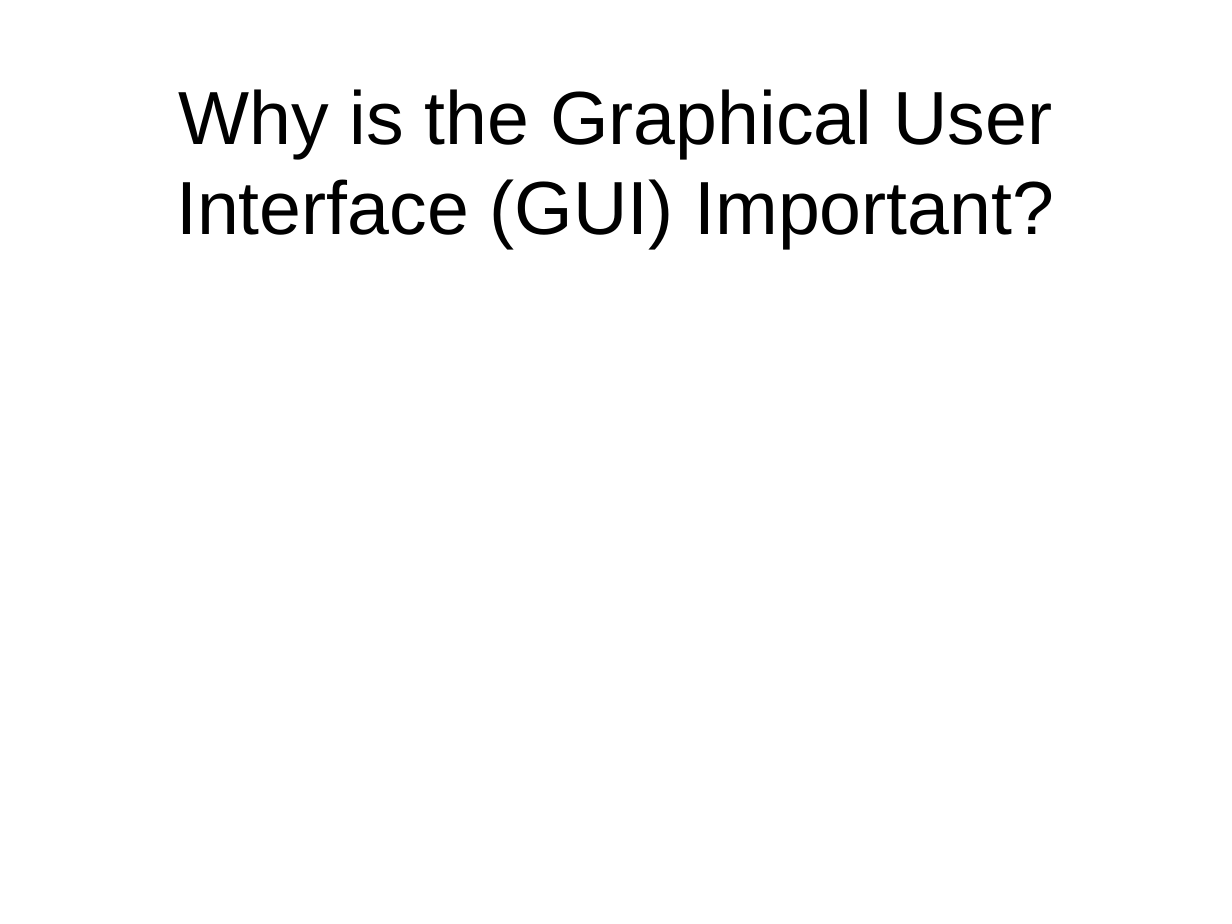
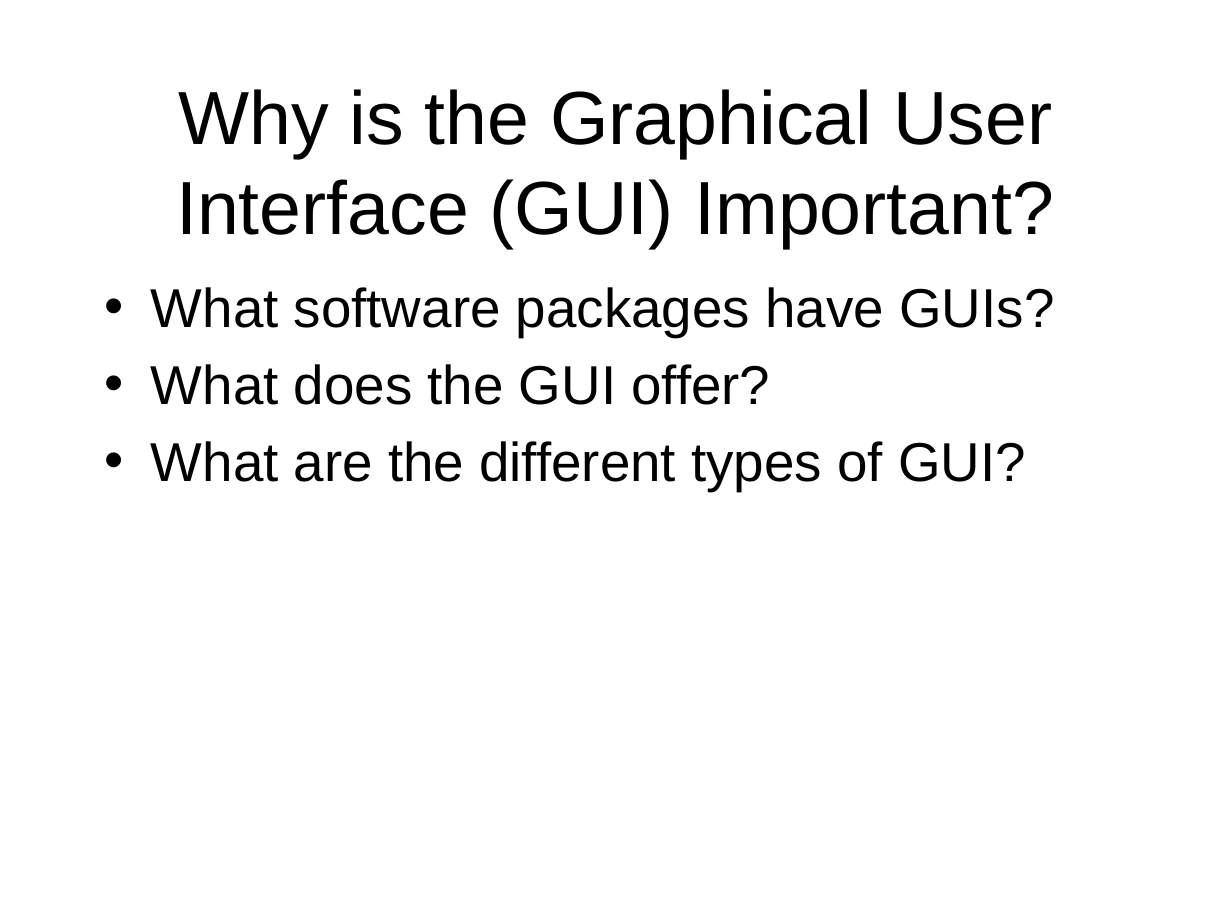
Before and after one commit to octaviordz/zjnu2017.github.io, a slide deck: slide 4 of OOP/lectures/070--GUI.Basics.pptx. Drawn at 1232x924 pixels with LibreOffice and Linux fonts; fonts in the diff are those of the drawing. Boxes give left, top, right and bottom in pixels: in the first picture for what was removed or moved away, otherwise in the second. Text is boxed around its words. In the diff, an @@ line names an element or a change of style, - is before the commit and + after.

```diff
--- a/OOP/lectures/070--GUI.Basics.pptx
+++ b/OOP/lectures/070--GUI.Basics.pptx
@@ text added at (151,287,1054,491), 32 pt, text #000000 @@
+• What software packages have GUIs?
+• What does the GUI offer?
+• What are the different types of GUI?
```
Also in this commit, not shown: 14 other slides changed, 3 slides added, 44 other files.
